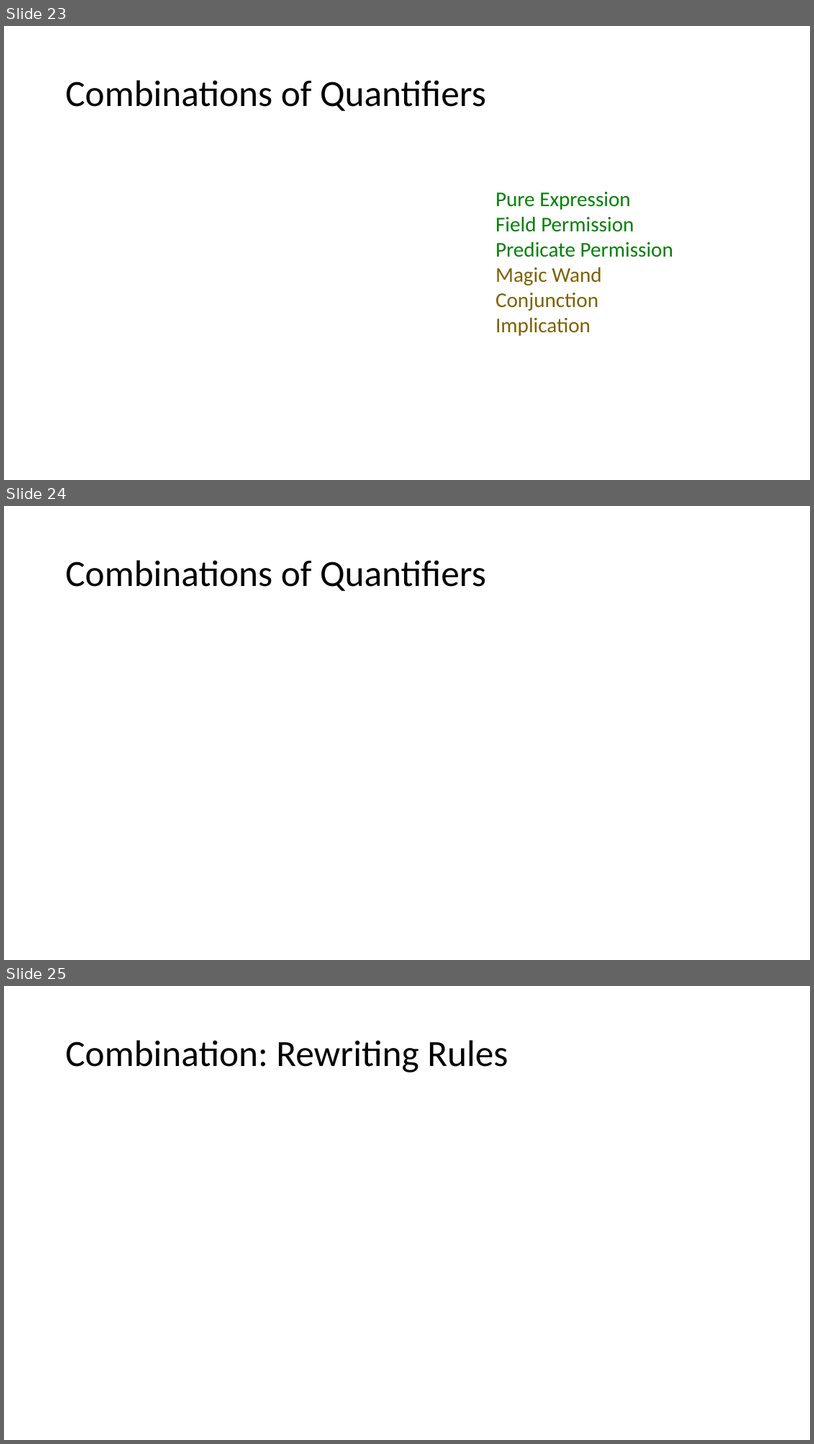
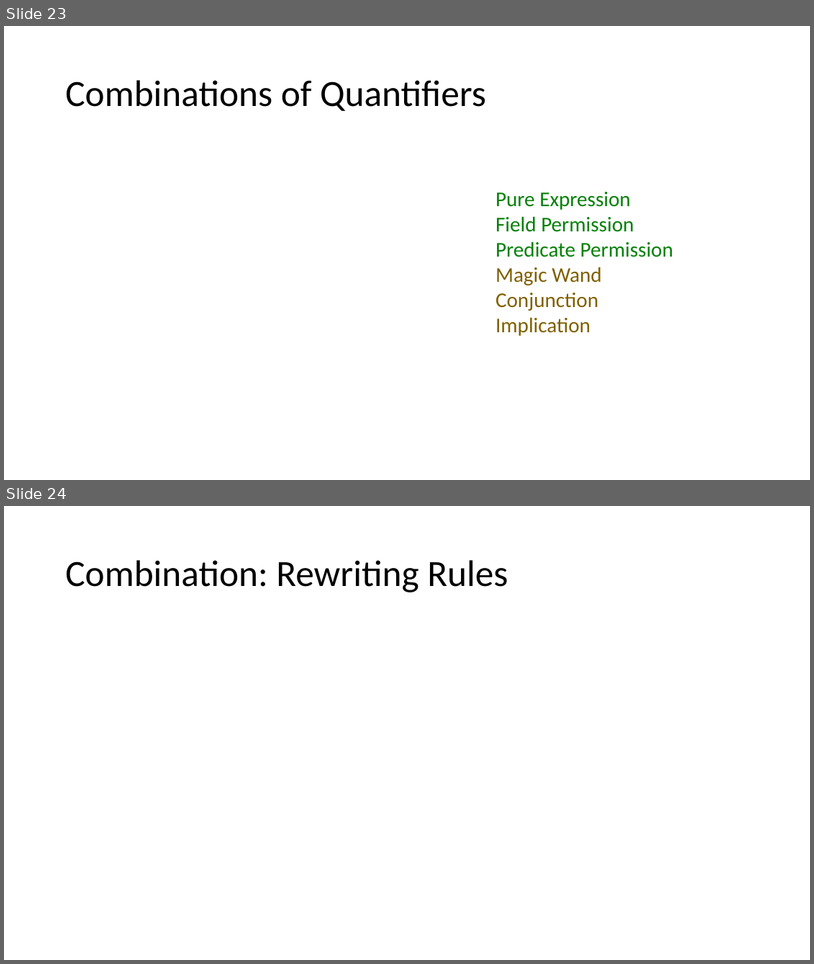
Before and after one commit to Aimenel/MT, a slide deck: presentations/Final Presentation/Final.pptx. Shown one above the other, each under a label of ours: slides 23, 24 and 25 before the commit, slides 23 and 24 after it. The pictures are 814x1444 and 814x964 pixels, drawn with LibreOffice and Linux fonts; fonts in the diff are those of the drawing; grey boxes stand for pictures. Boxes give left, top, right and bottom in pixels: in the first picture for what was removed or moved away, otherwise in the second. Text is boxed around its words. In the diff, an @@ line names an element or a change of style, - is before the commit and + after.

```diff
--- a/presentations/Final Presentation/Final.pptx
+++ b/presentations/Final Presentation/Final.pptx
@@ slide 24 removed at (4, 506, 810, 960), background #FFFFFF @@
@@ title removed at (65, 560, 486, 591) @@
-Combinations of Quantifiers
@@ what was slide 25 is now slide 24 @@
```
Also in this commit, not shown: 3 slides changed, 1 slide added, 1 other file.
